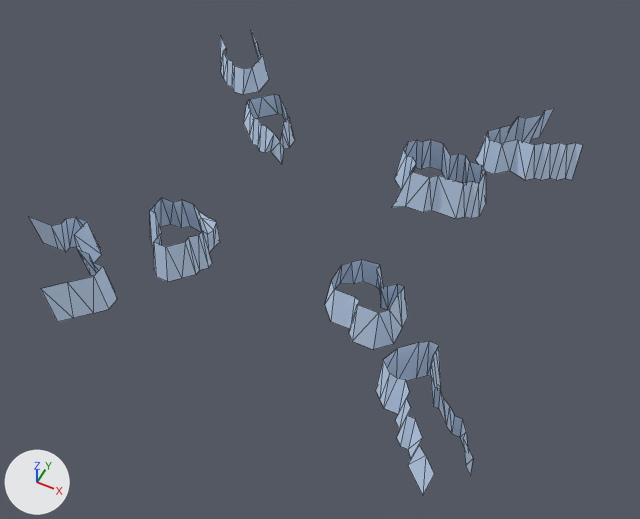
The Blender file ProjectLuna/Assets/Models/terrain/ground/new_world_rock_barrier.blend: old version first, new version second.
The view is the same before and after, from a 50 mm lens placed at (12.1, -25.2, 28.8), pointed at (0.3, -1.6, -0.7). Arrows for +X, +Y and +Z are at lower left; the lights stay in place. Mesh edges are drawn as thin lines.

The scene before the commit, as lines of its bpy script (objects in view):
```python
me_grid = bpy.data.meshes.new('Grid')
me_grid.from_pydata(...)  # 316 vertices, 261 faces; spans x -1.12..1.0, y -1.03..1.06, z -0.12..0.14
me_grid.materials.append(mat_material_005)  # blue #cee3ff
ob_grid = bpy.data.objects.new('Grid', me_grid)
ob_grid.location = (0.0, 0.0, 0.39)
ob_grid.scale = (10.0, 10.0, 10.0)
```
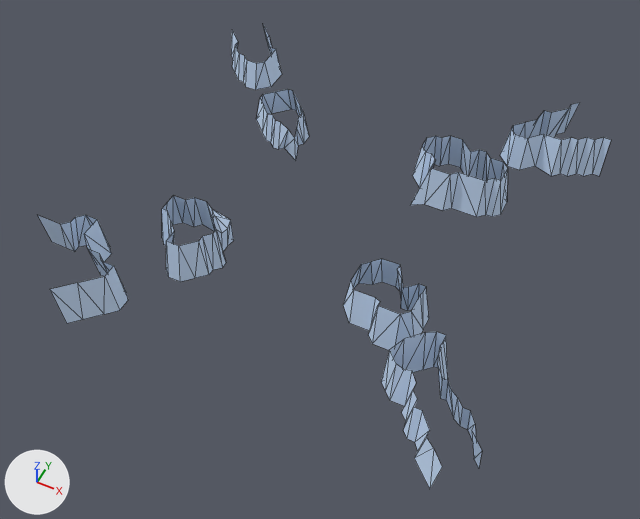
Location of each change, [x1, y1, x2, y2] in pixels of the pictures (640 x 519 px; the box of a moved part takes in the faces that stretch with it):
'Grid', reshaped, moved: before [29, 31, 583, 495]; after [37, 25, 611, 488]
part 1 of me_grid, moved or reshaped: before [150, 198, 220, 282]; after [162, 195, 234, 282]
part 2 of me_grid, moved or reshaped: before [325, 260, 408, 350]; after [343, 259, 429, 350]
part 3 of me_grid, moved or reshaped: before [376, 341, 473, 495]; after [381, 332, 482, 488]
part 4 of me_grid, moved or reshaped: before [220, 31, 269, 95]; after [231, 25, 282, 90]
part 5 of me_grid, moved or reshaped: before [29, 217, 117, 322]; after [37, 215, 128, 323]
part 6 of me_grid, moved or reshaped: before [392, 140, 486, 219]; after [410, 136, 508, 217]
part 7 of me_grid, moved or reshaped: before [244, 94, 295, 164]; after [256, 89, 309, 160]
part 8 of me_grid, moved or reshaped: before [476, 108, 583, 180]; after [500, 102, 611, 176]

Patch to the scene script:
```diff
--- a/ProjectLuna/Assets/Models/terrain/ground/new_world_rock_barrier.blend.py
+++ b/ProjectLuna/Assets/Models/terrain/ground/new_world_rock_barrier.blend.py
@@ me_grid @@
 me_grid.from_pydata(...)  # 316 vertices, 261 faces; spans x -1.12..1.0, y -1.03..1.06, z -0.12..0.14
 # used by ob_grid; location = (0.0, 0.0, 0.39); scale = (10.0, 10.0, 10.0)
+# me_grid part 1: the loose piece of 43 vertices spanning x -0.7..-0.37, y -0.58..-0.25, z -0.12..0.1 is moved by (0.0, 0.0, -0.02)
+# me_grid part 2: the loose piece of 39 vertices spanning x 0.17..0.52, y -0.52..-0.21, z -0.12..0.12 is moved by (0.0, 0.0, -0.02)
+# me_grid part 3: the loose piece of 57 vertices spanning x 0.54..1.0, y -1.03..-0.53, z -0.08..0.14 is moved by (-0.08, 0.02, -0.02)
+# me_grid part 4: the loose piece of 29 vertices spanning x -1.12..-0.79, y 0.69..1.05, z -0.09..0.06 is moved by (0.0, 0.0, -0.02)
+# me_grid part 5: the loose piece of 31 vertices spanning x -1.12..-0.63, y -0.97..-0.55, z -0.1..0.1 is moved by (0.0, 0.0, -0.02)
+# me_grid part 6: the loose piece of 45 vertices spanning x 0.13..0.58, y 0.3..0.61, z -0.12..0.11 is moved by (0.0, 0.0, -0.02)
+# me_grid part 7: the loose piece of 32 vertices spanning x -0.73..-0.43, y 0.33..0.63, z -0.12..0.06 is moved by (0.0, 0.0, -0.02)
+# me_grid part 8: the loose piece of 40 vertices spanning x 0.43..0.9, y 0.69..1.06, z -0.09..0.1 is moved by (0.01, 0.02, -0.02)
 me_grid.materials.append(mat_material_005)
@@ ob_grid @@
 ob_grid = bpy.data.objects.new('Grid', me_grid)
-ob_grid.location = (0.0, 0.0, 0.39)
+ob_grid.location = (1.01, -0.38, 1.54)
 ob_grid.scale = (10.0, 10.0, 10.0)
```
